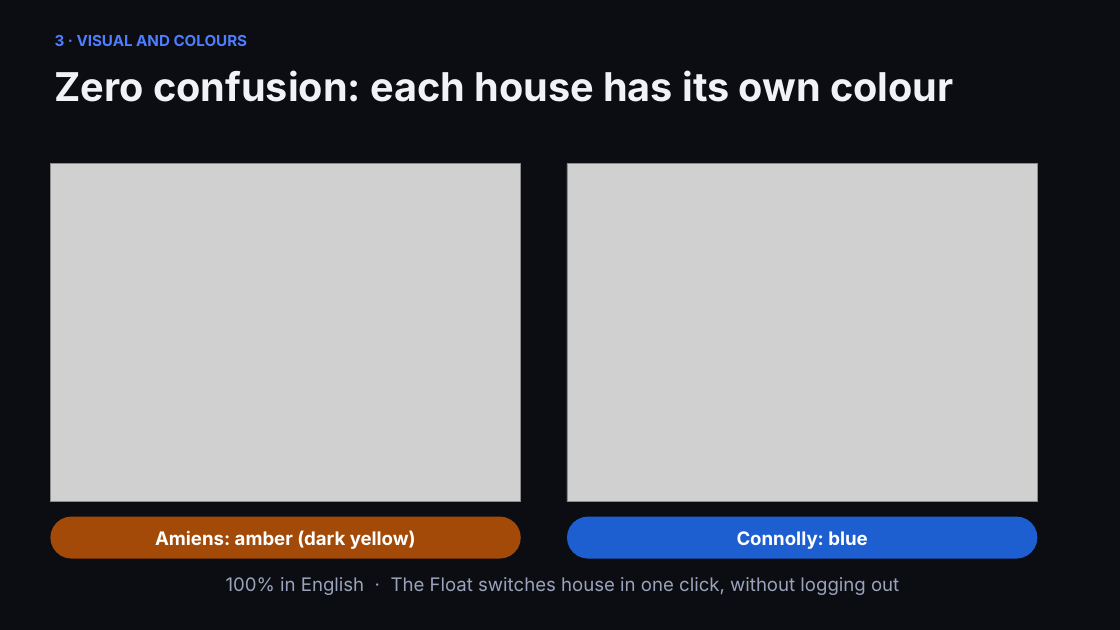
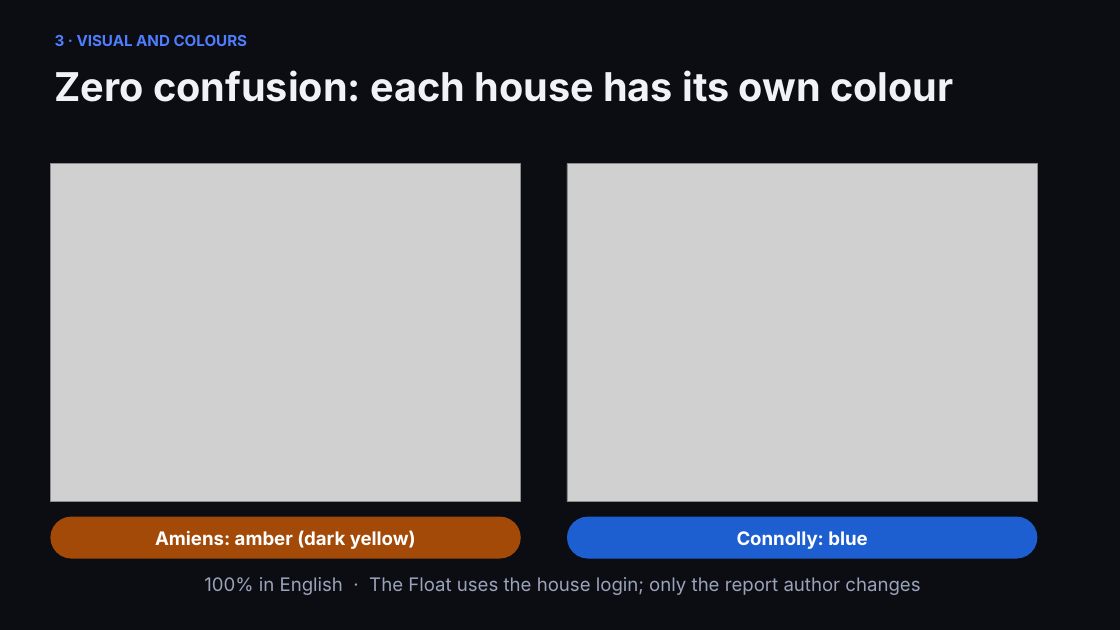
Before and after one commit to catto771-star/vinny001, a slide deck: slide 7 of docs/presentation/DS-Lodge-Boss-Presentation.pptx. Drawn at 1120x630 pixels with LibreOffice and Linux fonts; fonts in the diff are those of the drawing; grey boxes stand for pictures. Boxes give left, top, right and bottom in pixels: in the first picture for what was removed or moved away, otherwise in the second. Text is boxed around its words. In the diff, an @@ line names an element or a change of style, - is before the commit and + after.

```diff
--- a/docs/presentation/DS-Lodge-Boss-Presentation.pptx
+++ b/docs/presentation/DS-Lodge-Boss-Presentation.pptx
@@ text at (204, 577, 920, 595): text changed @@
-100% in English · The Float switches house in one click, without logging out
+100% in English · The Float uses the house login; only the report author changes
```
Also in this commit, not shown: 3 other slides changed, 1 slide added, 1 slide removed, 2 other files.
